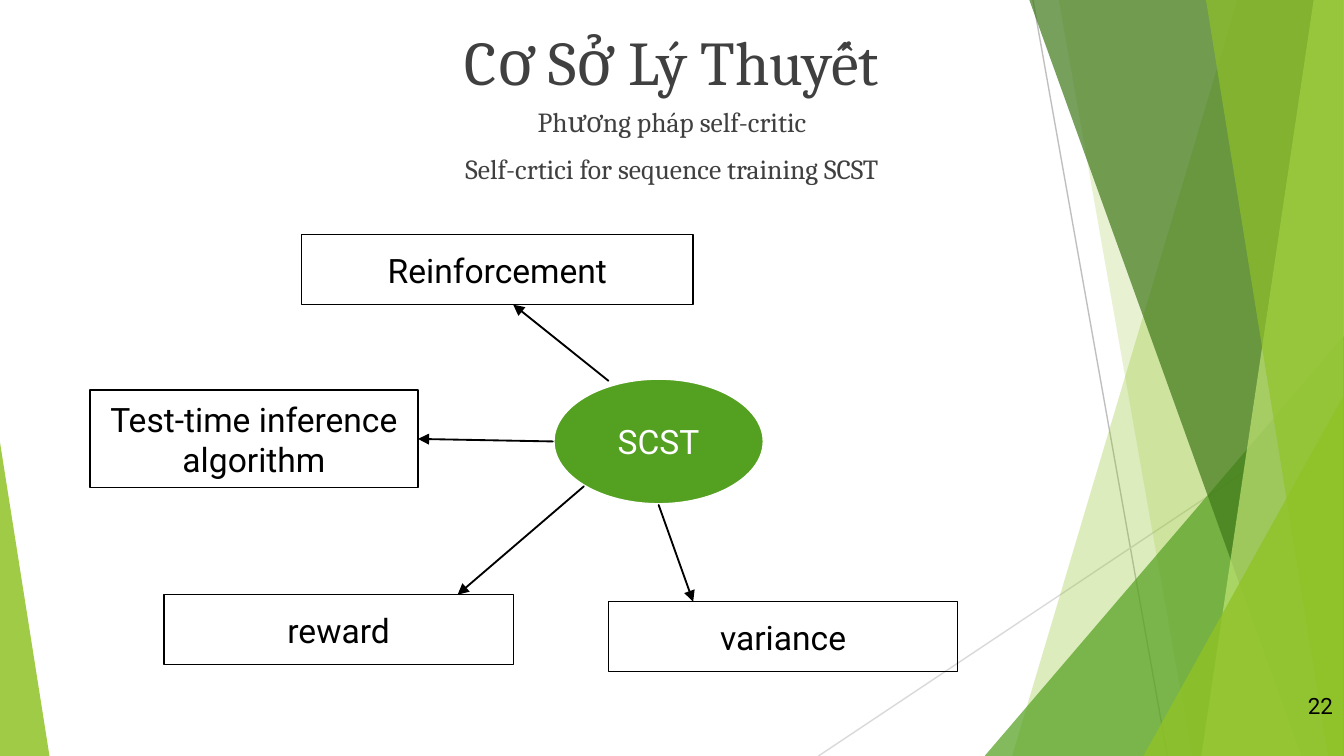
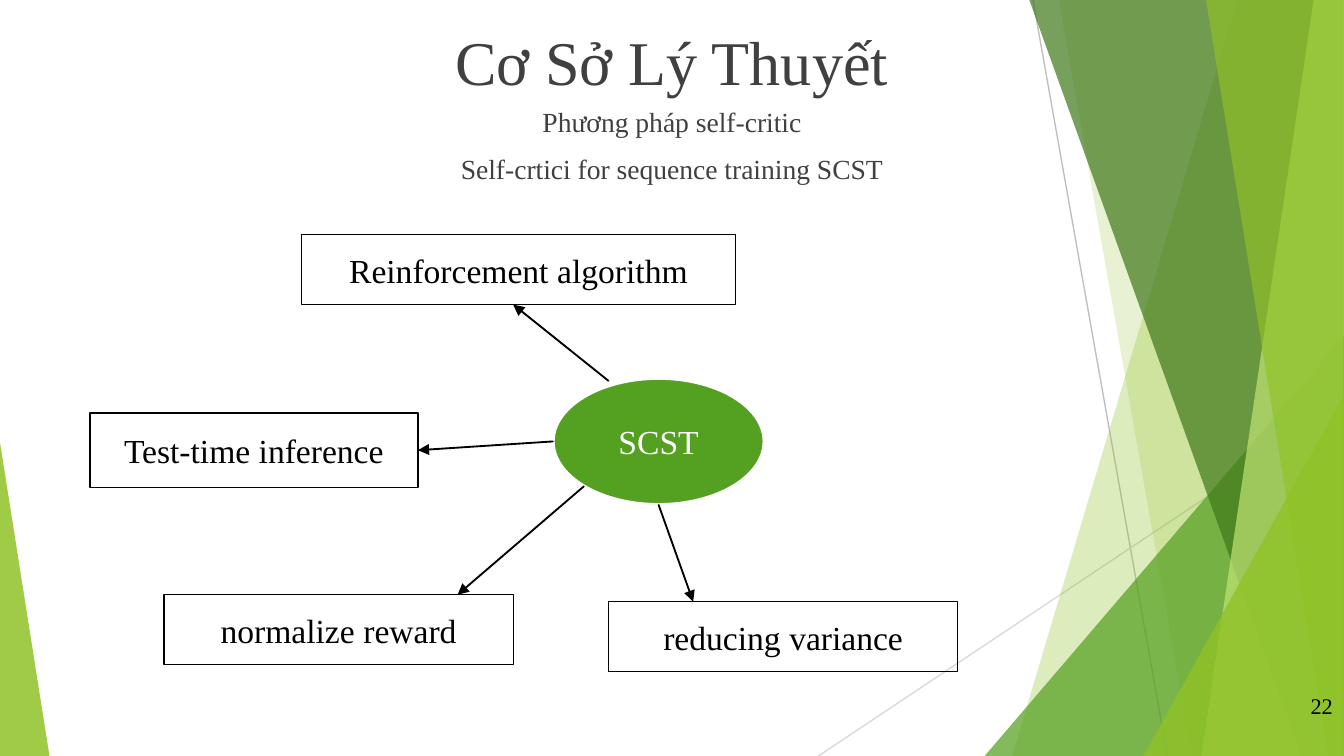
Before and after one commit to vanvibig/BaoCaoLuanVan, a slide deck: slide 22 of LVTN_Vi.pptx. Drawn at 1344x756 pixels with LibreOffice and Linux fonts; fonts in the diff are those of the drawing. Boxes give left, top, right and bottom in pixels: in the first picture for what was removed or moved away, otherwise in the second. Text is boxed around its words. In the diff, an @@ line names an element or a change of style, - is before the commit and + after.

```diff
--- a/LVTN_Vi.pptx
+++ b/LVTN_Vi.pptx
@@ text "Cơ Sở Lý Thuyết" at (x1=455, y1=40, x2=888, y2=97): font Cambria to Times New Roman @@
@@ text "Phương pháp self-critic" at (x1=461, y1=112, x2=883, y2=185): font Cambria to Times New Roman @@
@@ rectangle "Reinforcement algorithm" resized from (x1=301, y1=235, x2=692, y2=305) to (x1=301, y1=235, x2=735, y2=305) @@
@@ text in rectangle at (x1=349, y1=259, x2=687, y2=289): text changed; font Roboto to Times New Roman @@
-Reinforcement
+Reinforcement algorithm
@@ ellipse "SCST" at (x1=552, y1=378, x2=763, y2=504): font Roboto to Times New Roman @@
@@ rectangle "Test-time inference" resized from (x1=90, y1=390, x2=418, y2=488) to (x1=90, y1=413, x2=418, y2=488) @@
@@ text in rectangle at (x1=124, y1=439, x2=384, y2=464): text changed; font Roboto to Times New Roman @@
-Test-time inference algorithm
+Test-time inference
@@ arrow moved from (552, 441) - (418, 439) to (552, 441) - (418, 450) @@
@@ text in rectangle at (x1=221, y1=619, x2=456, y2=644): text changed; font Roboto to Times New Roman @@
-reward
+normalize reward
@@ text in rectangle at (x1=663, y1=626, x2=903, y2=656): text changed; font Roboto to Times New Roman @@
-variance
+reducing variance
@@ page number at (x1=1311, y1=699, x2=1333, y2=714): font Roboto to Times New Roman @@
```
Also in this commit, not shown: 15 other slides changed, 1 slide added, 1 slide removed, 1 other file.
